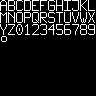
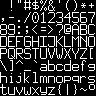
Layered file, before and after one edit (96px x 96px). Changes by layer:
removed layer "Background" over left=0, top=0, right=95, bottom=95
added layer "newbg" above "blk" over left=0, top=0, right=95, bottom=95
added layer "blk" over left=0, top=0, right=95, bottom=95
